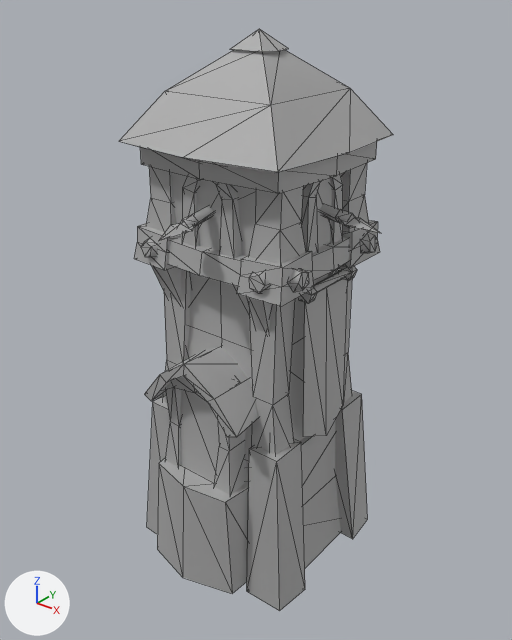
One commit to the FBX model Assets/Models/Buildings/pallisade_tower.fbx: the scene before it, then after it.
Before and after are seen from a 50 mm camera at (0.558, -0.702, 0.667) aimed at (-0.001, -0.004, 0.233). Arrows for +X, +Y and +Z are at lower left; the lights stay in place. Mesh edges are drawn as thin lines. Where no turn or scale is listed for an object, it has been applied to the vertices.

In view in the first picture: 'watch_tower'.
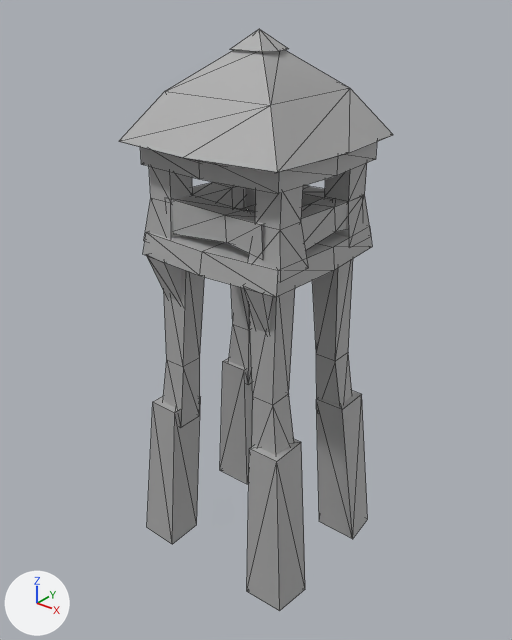
Boxes [x1, y1, x2, y2] around the edits, measured in the pictures (512 x 640 px; the box of a moved part takes in the faces that stretch with it):
part 1 of me_mesh, deleted
    before: [141, 175, 380, 594]
part 2 of me_mesh, moved or reshaped
    before: [134, 172, 380, 306]
    after: [171, 182, 363, 260]

What the commit changed:
me_mesh is used by ob_watch_tower; location (0.0, 0.0, 0.0).
me_mesh had 730 vertices, 1049 faces and spanned x -0.181..0.181, y -0.181..0.181, z -0.135..0.611.
me_mesh now has 267 vertices, 390 faces and spans x -0.139..0.139, y -0.136..0.135, z -0.135..0.611.
me_mesh part 1: 40 loose pieces with 455 vertices, spanning x -0.181..0.181, y -0.181..0.181, z -0.133..0.477, are deleted.
Part 2, on me_mesh:
56 vertices are removed from x -0.121..0.121, y -0.116..0.116, z 0.326..0.463.
88 faces are deleted.
48 vertices are added at x -0.107..0.107, y -0.098..0.088, z 0.363..0.414.
64 new faces join them.
